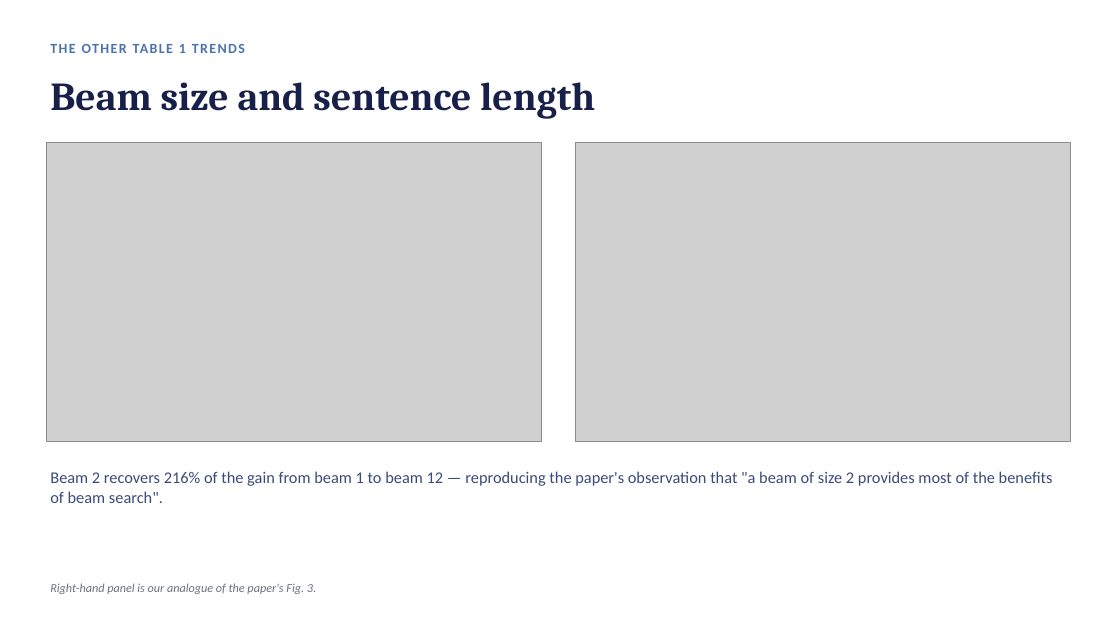
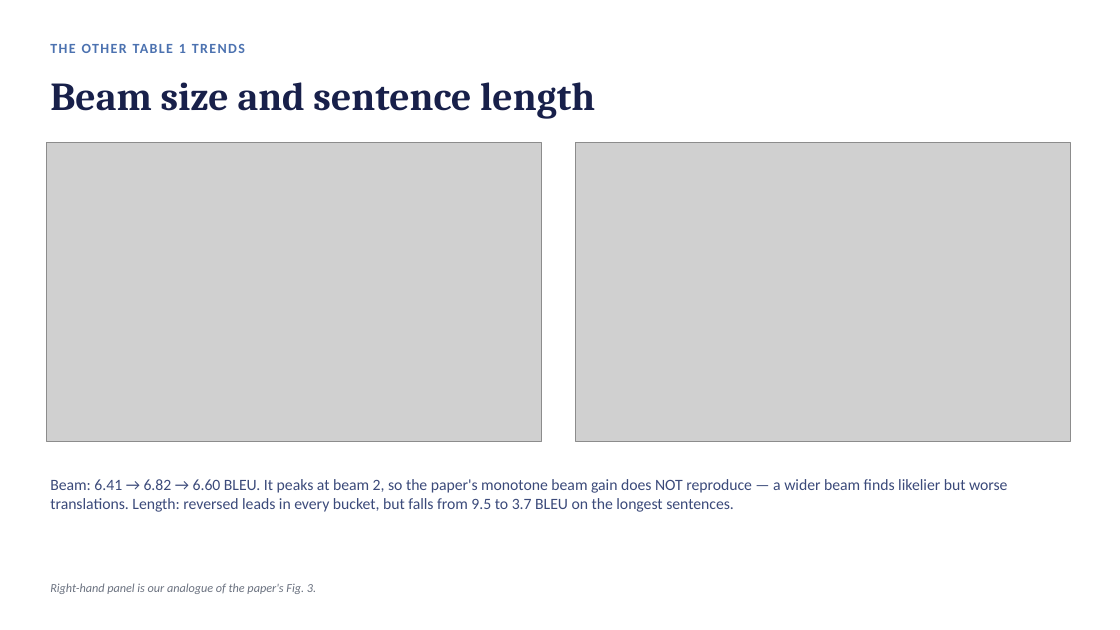
Before and after one commit to RubenS183/seq2seq-ee5180, a slide deck: slide 8 of slides/EE5180_midterm_slides.pptx. Drawn at 1120x630 pixels with LibreOffice and Linux fonts; fonts in the diff are those of the drawing; grey boxes stand for pictures. Boxes give left, top, right and bottom in pixels: in the first picture for what was removed or moved away, otherwise in the second. Text is boxed around its words. In the diff, an @@ line names an element or a change of style, - is before the commit and + after.

```diff
--- a/slides/EE5180_midterm_slides.pptx
+++ b/slides/EE5180_midterm_slides.pptx
@@ text at [50,479,1007,512]: text changed; size 14 to 13.5 pt @@
-Beam 2 recovers 216% of the gain from beam 1 to beam 12 — reproducing the paper's observation that "a beam of size 2 provides most of the benefits of beam search".
+Beam: 6.41 → 6.82 → 6.60 BLEU. It peaks at beam 2, so the paper's monotone beam gain does NOT reproduce — a wider beam finds likelier but worse translations. Length: reversed leads in every bucket, but falls from 9.5 to 3.7 BLEU on the longest sentences.
```
Also in this commit, not shown: 2 other slides changed, 1 slide added, 1 slide removed, 8 other files.
